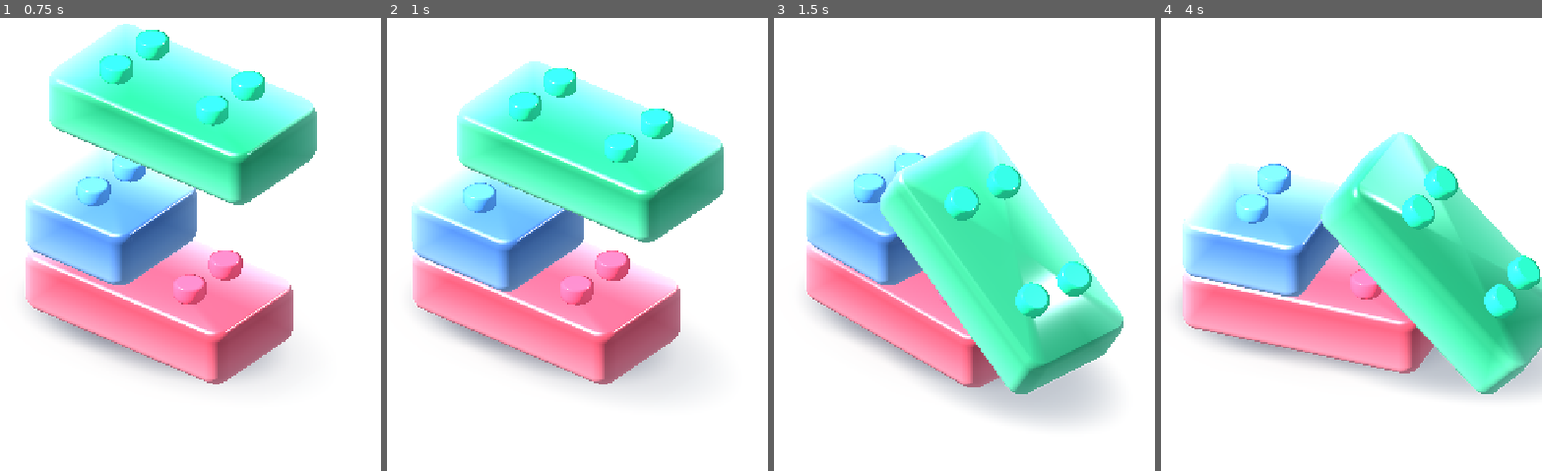
Above: before the commit, frames 1-4 (left to right).
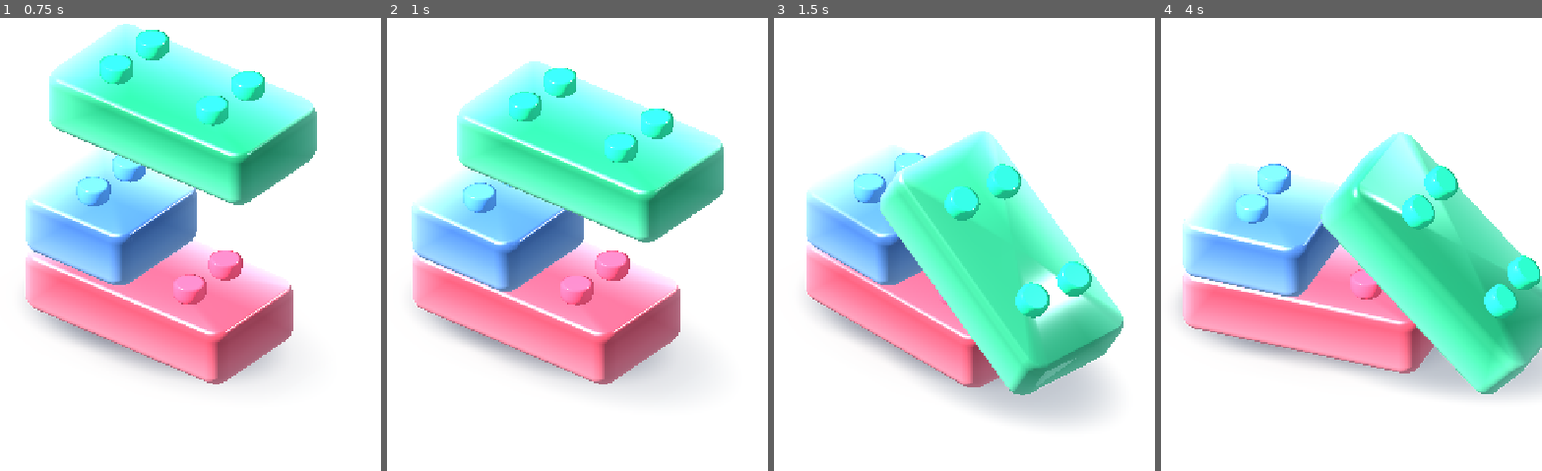
Above: after the commit, the same moments.

Repository: dbrckk/Jelly-bricks
Game: Godot game, scene res://prototypes/single_brick/physics_stack.tscn
Two runs of this game, one before a commit and one after it. Both use one fixed random seed, a clock stepped at 60 frames per second and the inputs below. This scene is started directly instead of the project's main scene.
Inputs (mouse positions are in pixels of both pictures, inside the frame that each line leads up to):
- Up to frame 1 (0.75 s): tap Enter at 0.5 s; move the mouse to (255, 185) at 0.52 s; click (255, 185) at 0.67 s
- Up to frame 2 (1 s): no input
- Up to frame 3 (1.5 s): drag from (846, 262) to (911, 380) at 1.27 s
- Up to frame 4 (4 s): move the mouse to (1362, 49) at 2.02 s; click (1362, 49) at 2.17 s; drag from (1298, 380) to (1187, 104) at 2.77 s; move the mouse to (1454, 344) at 3.52 s; click (1454, 344) at 3.67 s

Frame 1 is identical in both runs. In frame 2, 0.4% of the frame differs, in the area x 11-47%, y 42-61%; in frame 3, 0.4%, in the area x 14-87%, y 41-84%; in frame 4, 0.3%.

Commit message:
feat(gel): animate localized deformations from true Godot solver contact coordinates

Diff:
--- a/native-godot/prototypes/single_brick/physics_stack.gd
+++ b/native-godot/prototypes/single_brick/physics_stack.gd
@@ -13,6 +13,7 @@
 const GEL_DAMPING := 0.29
 const STUD_WET = preload("res://prototypes/single_brick/wet_stud.gdshader")
 const SOFT_SHADOW = preload("res://prototypes/single_brick/soft_shadow.gdshader")
+const CONTACT_RIGID = preload("res://prototypes/single_brick/contact_rigid_body.gd")
 # The lab can compare genuine physics impacts without changing the base
 # scene's verified reference preset (1.0). Keep the multiplier bounded.
 var impact_multiplier: float = 1.0
@@ -22,6 +23,14 @@
 var shadow_paints: Array[ShaderMaterial] = []
 var peak_shadow_travel: float = 0.0
 var impact_energy := PackedFloat32Array([0.0, 0.0, 0.0])
+var impact_local_energy := PackedFloat32Array([0.0, 0.0, 0.0])
+var impact_local_age := PackedFloat32Array([3.0, 3.0, 3.0])
+var observed_local_samples := PackedInt32Array([0, 0, 0])
+var impact_local_points: Array[Vector3] = [
+    Vector3(1.0, 0.1, 0.5), Vector3(0.5, 0.1, 0.5),
+    Vector3(1.0, 0.1, 0.5)]
+var peak_local_impact: float = 0.0
+var total_local_hits: int = 0
 var spring_displacement := PackedFloat32Array([0.0, 0.0, 0.0])
 var spring_velocity := PackedFloat32Array([0.0, 0.0, 0.0])
 var peak_spring_compression: float = 0.0
@@ -47,7 +56,7 @@
     manual_pose = true
     _build_floor()
     for i in range(3):
-        var body := RigidBody3D.new()
+        var body := CONTACT_RIGID.new()
         body.name = "CollidingGel_%d" % i
         body.mass = 1.25 if i == 0 else (0.75 if i == 1 else 1.10)
         body.gravity_scale = 1.0
@@ -233,6 +242,8 @@
     peak_spring_compression = 0.0
     peak_spring_rebound = 0.0
     peak_shadow_travel = 0.0
+    peak_local_impact = 0.0
+    total_local_hits = 0
     for i in range(bodies.size()):
         var body: RigidBody3D = bodies[i]
         body.freeze = true
@@ -241,6 +252,12 @@
         body.transform = Transform3D(Basis.IDENTITY, _pose_for_layer(i))
         body.sleeping = true
         impact_energy[i] = 0.0
+        impact_local_energy[i] = 0.0
+        impact_local_age[i] = 3.0
+        observed_local_samples[i] = 0
+        impact_local_points[i] = Vector3(
+            0.5 if i == 1 else 1.0, 0.1, 0.5)
+        body.call("clear_contact_sample")
         spring_displacement[i] = 0.0
         spring_velocity[i] = 0.0
         _apply_visual_spring(i, 0.0)
@@ -316,6 +333,9 @@
     if i < bodies.size():
         angular = clampf(bodies[i].angular_velocity.z * 0.08, -0.24, 0.24)
     paints[i].set_shader_parameter("deformation", compressed)
+    paints[i].set_shader_parameter("impact_local_point", impact_local_points[i])
+    paints[i].set_shader_parameter("impact_local_energy", impact_local_energy[i])
+    paints[i].set_shader_parameter("impact_local_age", impact_local_age[i])
     paints[i].set_shader_parameter("tilt_energy", angular)
     paints[i].set_shader_parameter("ripple_energy", energy * 0.55)
     paints[i].set_shader_parameter("ripple_phase", fposmod(phase, TAU))
@@ -331,6 +351,9 @@
     var coat := layers[i].get_node("ThinOpticalClearcoat") as MeshInstance3D
     var coat_mat := coat.material_override as ShaderMaterial
     coat_mat.set_shader_parameter("deformation", compressed)
+    coat_mat.set_shader_parameter("impact_local_point", impact_local_points[i])
+    coat_mat.set_shader_parameter("impact_local_energy", impact_local_energy[i])
+    coat_mat.set_shader_parameter("impact_local_age", impact_local_age[i])
     coat_mat.set_shader_parameter("tilt_energy", angular)
     coat_mat.set_shader_parameter("ripple_energy", energy * 0.55)
     coat_mat.set_shader_parameter("ripple_phase", fposmod(phase, TAU))
@@ -389,6 +412,32 @@
     # 30/60/120 Hz. It never depends on the GPU render frame rate.
     var step := minf(maxf(delta, 0.0), 0.034)
     for i in range(3):
+        # The contact solver has the accurate LOCAL origin, even when a
+        # brick is rotated on its edge. Use it instead of moving the wave
+        # along the body midpoint or replaying a canned impact.
+        var sampler: RigidBody3D = bodies[i]
+        var newest_sample: int = int(sampler.get("samples_reported"))
+        if newest_sample > observed_local_samples[i]:
+            observed_local_samples[i] = newest_sample
+            var local_point: Vector3 = sampler.get("local_impact_point")
+            var relative_speed: float = float(sampler.get(
+                "local_impact_speed"))
+            var max_length := 1.0 if i == 1 else 2.0
+            impact_local_points[i] = Vector3(
+                clampf(local_point.x, 0.0, max_length),
+                clampf(local_point.y, 0.0, 0.75),
+                clampf(local_point.z, 0.0, 1.0))
+            impact_local_energy[i] = clampf(
+                0.25 + relative_speed * 0.14, 0.0, 0.96)
+            impact_local_age[i] = 0.0
+            total_local_hits += 1
+            peak_local_impact = maxf(peak_local_impact,
+                impact_local_energy[i])
+        else:
+            impact_local_age[i] = minf(3.0, impact_local_age[i] + step)
+            impact_local_energy[i] *= exp(-4.5 * step)
+            if impact_local_energy[i] < 0.003:
+                impact_local_energy[i] = 0.0
         var accel: float = (-GEL_OMEGA * GEL_OMEGA * spring_displacement[i] -
             2.0 * GEL_DAMPING * GEL_OMEGA * spring_velocity[i])
         spring_velocity[i] += accel * step
